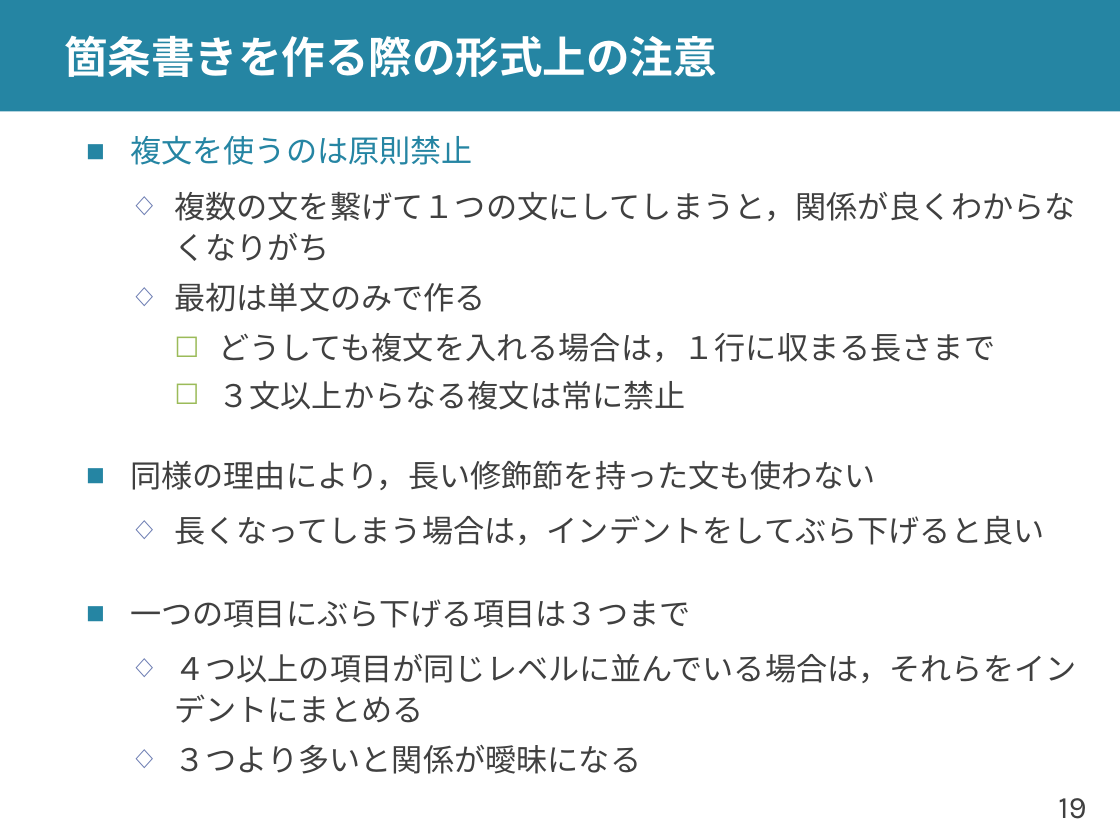
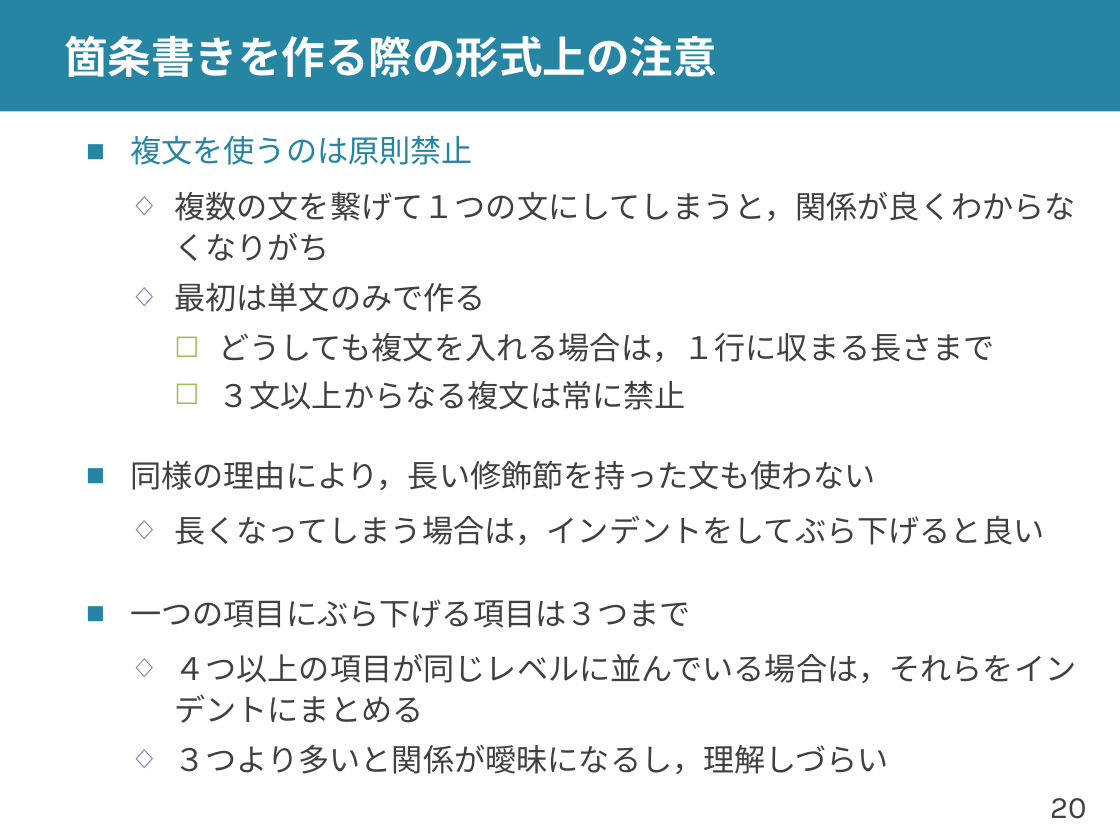
Before and after one commit to shioya-lab/how-to, a slide deck: slide 20 of plot.pptx (slide 19 before the commit). Drawn at 1120x840 pixels with LibreOffice and Linux fonts; fonts in the diff are those of the drawing. Boxes give left, top, right and bottom in pixels: in the first picture for what was removed or moved away, otherwise in the second. Text is boxed around its words. In the diff, an @@ line names an element or a change of style, - is before the commit and + after.

```diff
--- a/plot.pptx
+++ b/plot.pptx
@@ text at bbox=[174, 745, 888, 774]: text changed @@
-  ◇ ３つより多いと関係が曖昧になる
+  ◇ ３つより多いと関係が曖昧になるし，理解しづらい
@@ page number at bbox=[1050, 798, 1086, 819]: text changed @@
-19
+20
```
Also in this commit, not shown: 6 other slides changed, 10 slides added, 1 other file.
